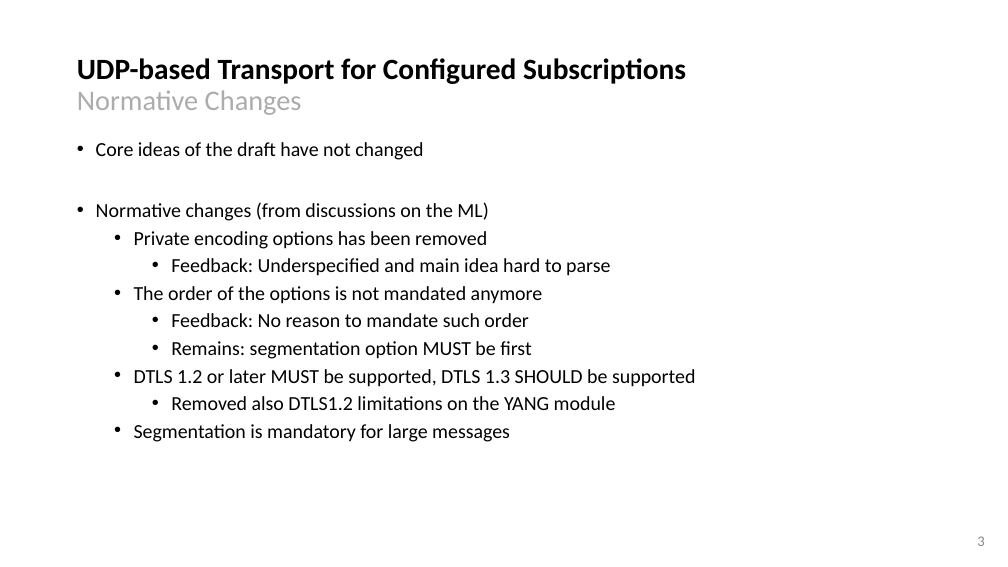
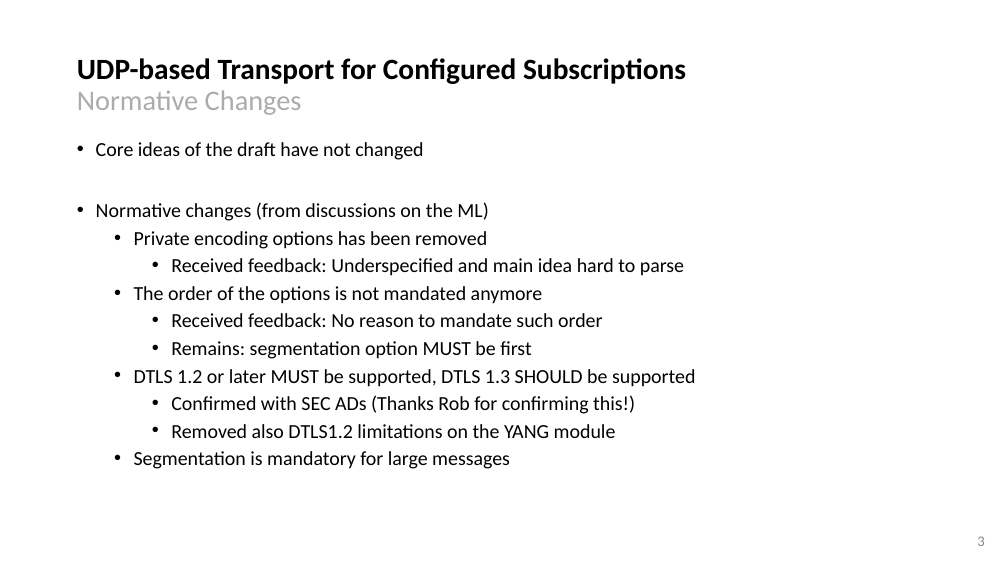
Before and after one commit to network-analytics/ietf-network-analytics-document-status, a slide deck: slide 3 of 122/NETCONF/draft-ietf-netconf-udp-notif-122.pptx. Drawn at 1008x567 pixels with LibreOffice and Linux fonts; fonts in the diff are those of the drawing. Boxes give left, top, right and bottom in pixels: in the first picture for what was removed or moved away, otherwise in the second. Text is boxed around its words. In the diff, an @@ line names an element or a change of style, - is before the commit and + after.

```diff
--- a/122/NETCONF/draft-ietf-netconf-udp-notif-122.pptx
+++ b/122/NETCONF/draft-ietf-netconf-udp-notif-122.pptx
@@ text at [171, 258, 684, 276]: text changed @@
-    • Feedback: Underspecified and main idea hard to parse
+    • Received feedback: Underspecified and main idea hard to parse
@@ text at [171, 313, 602, 327]: text changed @@
-    • Feedback: No reason to mandate such order
+    • Received feedback: No reason to mandate such order
@@ text at [171, 395, 635, 414]: paragraph added @@
+    • Confirmed with SEC ADs (Thanks Rob for confirming this!)
```
Also in this commit, not shown: 3 other slides changed, 1 other file.
